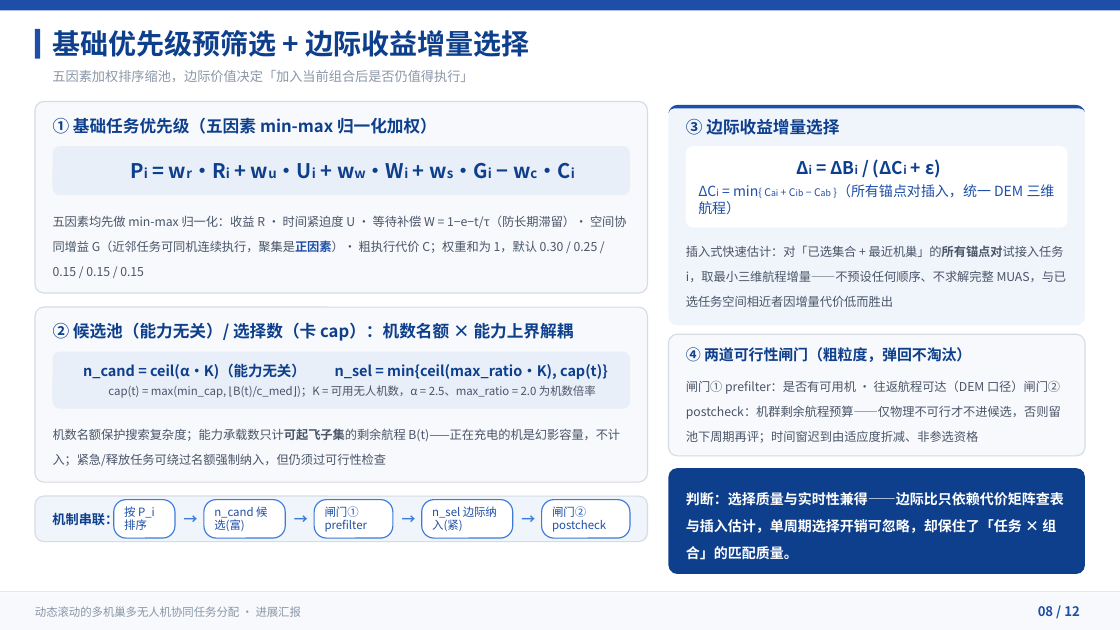
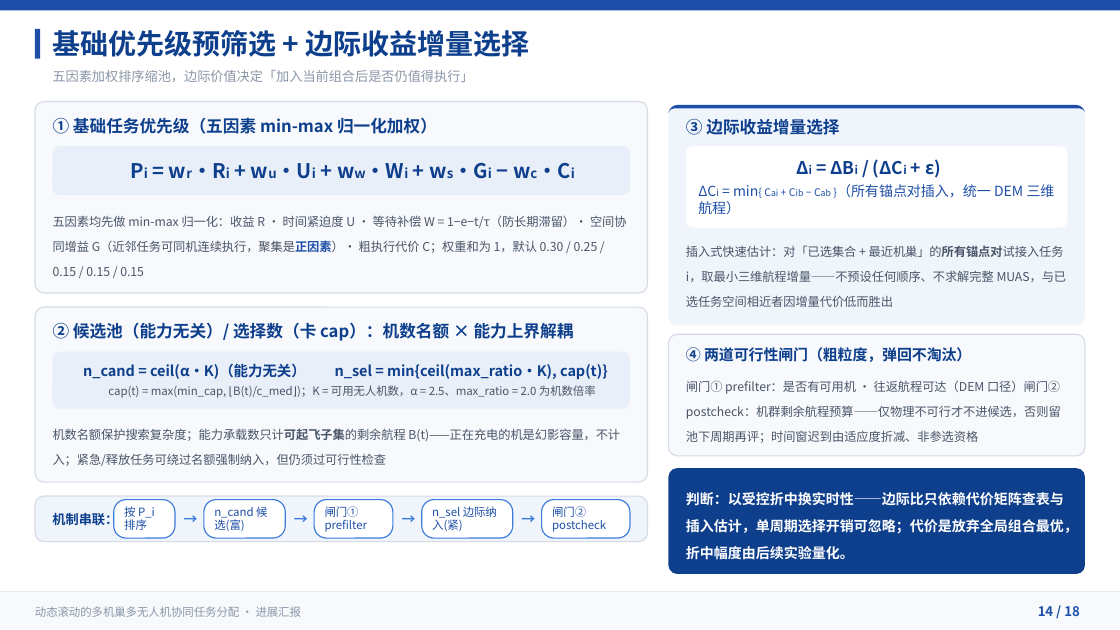
Before and after one commit to 909347194/ExperimentForGraduation, a slide deck: slide 14 of UAV协同任务分配方法-进展汇报/UAV协同任务分配方法-进展汇报.pptx (slide 8 before the commit). Drawn at 1120x630 pixels with LibreOffice and Linux fonts; fonts in the diff are those of the drawing. Boxes give left, top, right and bottom in pixels: in the first picture for what was removed or moved away, otherwise in the second. Text is boxed around its words. In the diff, an @@ line names an element or a change of style, - is before the commit and + after.

```diff
--- a/UAV协同任务分配方法-进展汇报/UAV协同任务分配方法-进展汇报.pptx
+++ b/UAV协同任务分配方法-进展汇报/UAV协同任务分配方法-进展汇报.pptx
@@ text at <box>686,492,1078,560</box>: text changed @@
-判断：选择质量与实时性兼得——边际比只依赖代价矩阵查表与插入估计，单周期选择开销可忽略，却保住了「任务 × 组合」的匹配质量。
+判断：以受控折中换实时性——边际比只依赖代价矩阵查表与插入估计，单周期选择开销可忽略；代价是放弃全局组合最优，折中幅度由后续实验量化。
@@ text at <box>1038,606,1080,616</box>: text changed @@
-08 / 12
+14 / 18
```
Also in this commit, not shown: 11 other slides changed, 6 slides added, 2 other files.
